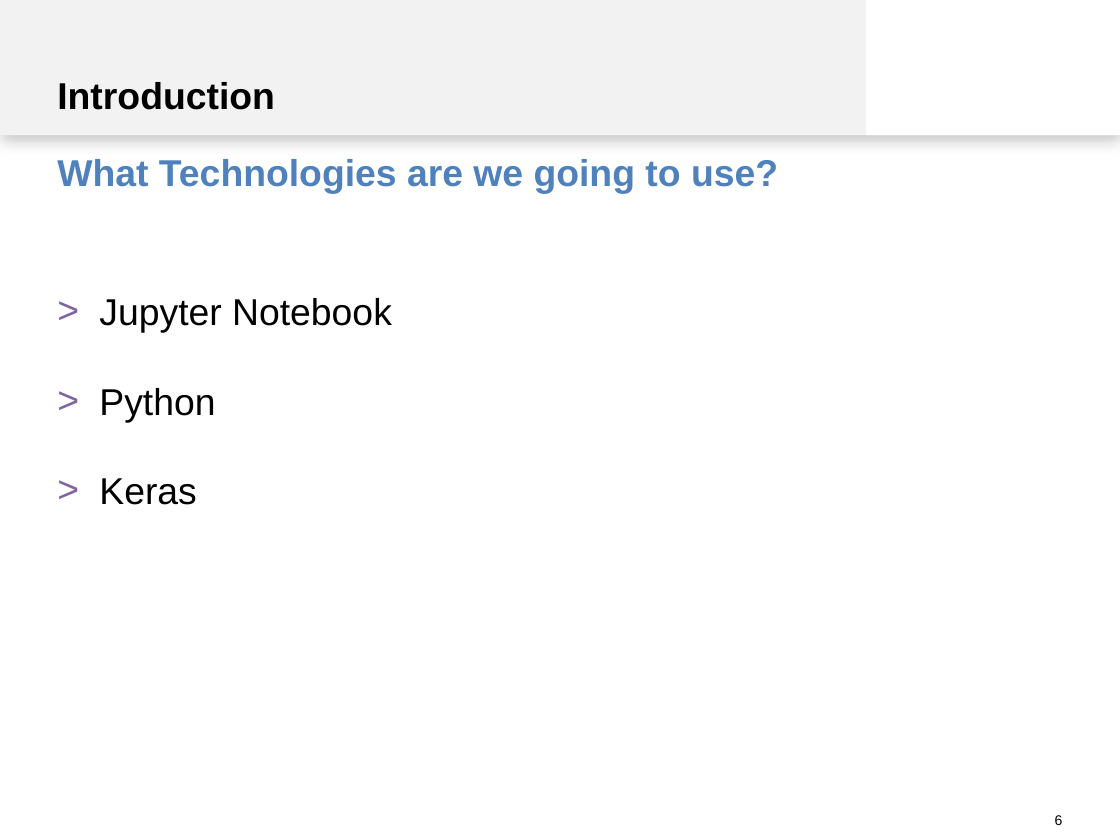
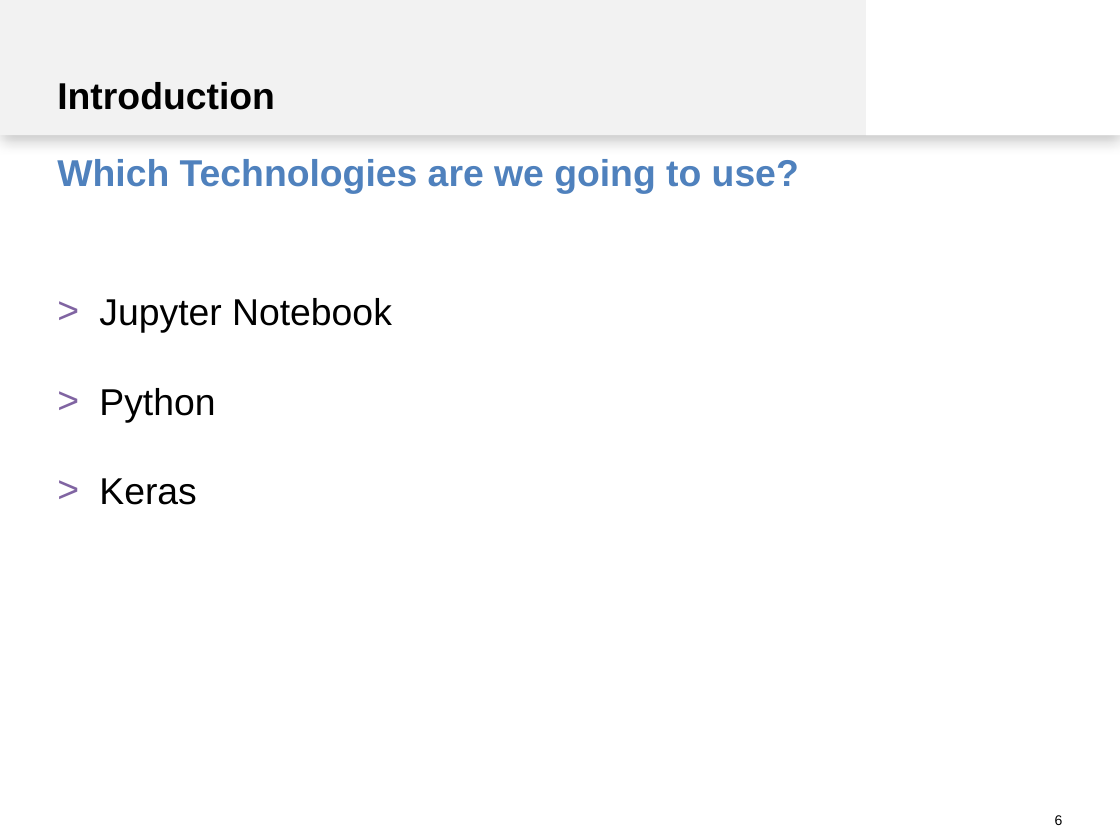
Before and after one commit to spinfo/LSS_DLwithText, a slide deck: slide 6 of docs/introduction.pptx. Drawn at 1120x840 pixels with LibreOffice and Linux fonts; fonts in the diff are those of the drawing. Boxes give left, top, right and bottom in pixels: in the first picture for what was removed or moved away, otherwise in the second. Text is boxed around its words. In the diff, an @@ line names an element or a change of style, - is before the commit and + after.

```diff
--- a/docs/introduction.pptx
+++ b/docs/introduction.pptx
@@ text at [57, 159, 799, 194]: text changed @@
-What Technologies are we going to use?
+Which Technologies are we going to use?
```
Also in this commit, not shown: 7 other slides changed.
